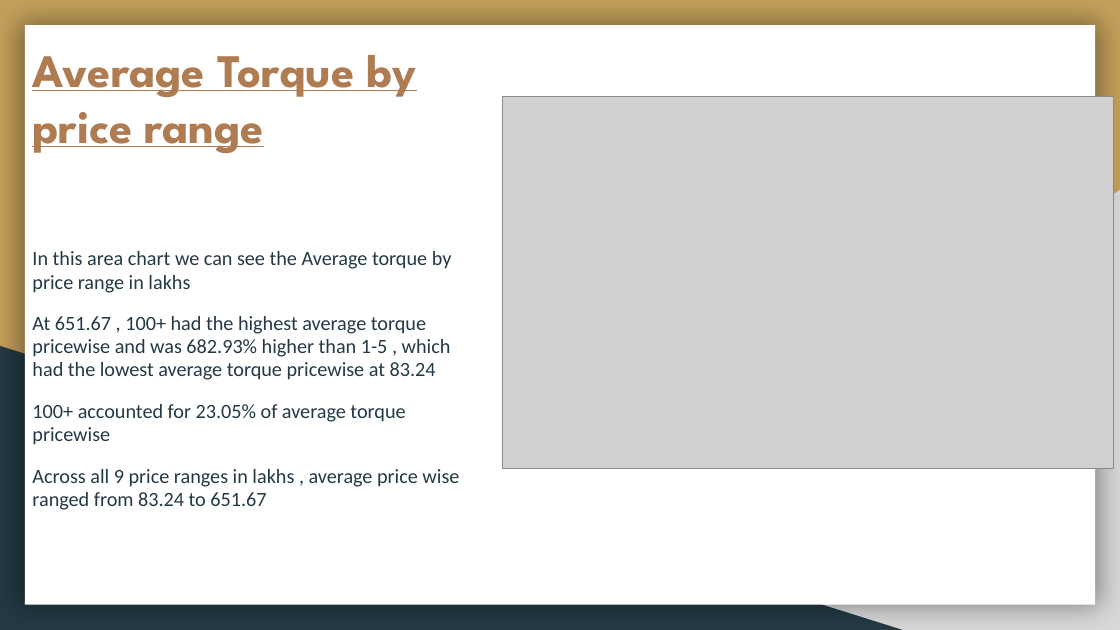
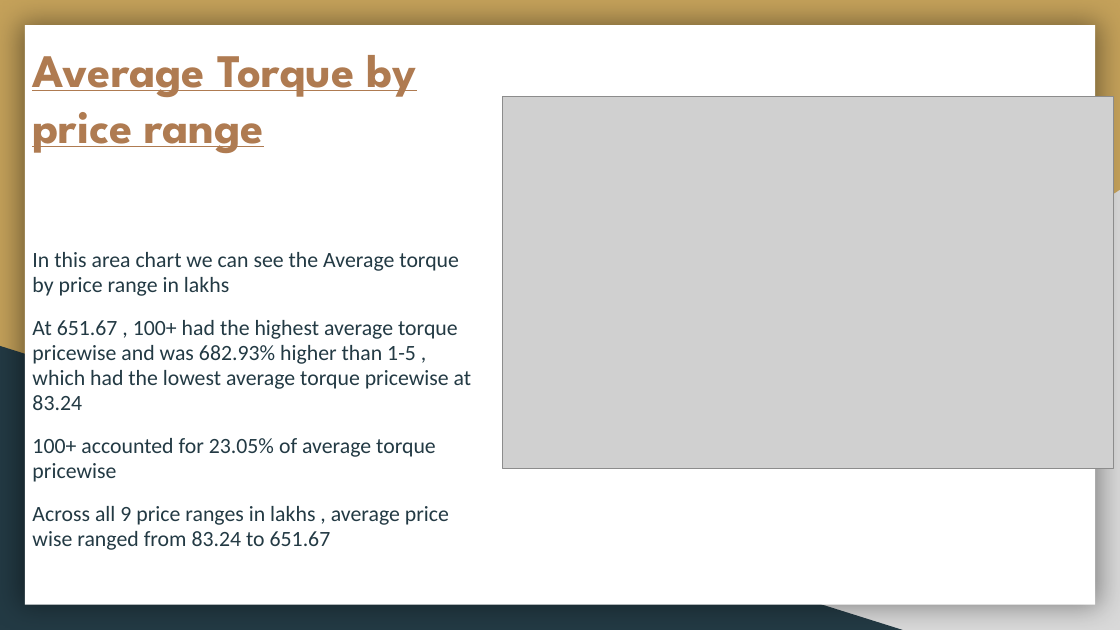
Before and after one commit to Udit2712/Car_DataAnalizer, a slide deck: slide 8 of Documents/Car Engage Report.pptx (slide 7 before the commit). Drawn at 1120x630 pixels with LibreOffice and Linux fonts; fonts in the diff are those of the drawing; grey boxes stand for pictures. Boxes give left, top, right and bottom in pixels: in the first picture for what was removed or moved away, otherwise in the second. Text is boxed around its words. In the diff, an @@ line names an element or a change of style, - is before the commit and + after.

```diff
--- a/Documents/Car Engage Report.pptx
+++ b/Documents/Car Engage Report.pptx
@@ text "In this area chart we ..." at (32, 252, 472, 550): size 13 to 14 pt @@
```
Also in this commit, not shown: 8 other slides changed, 1 slide added.
